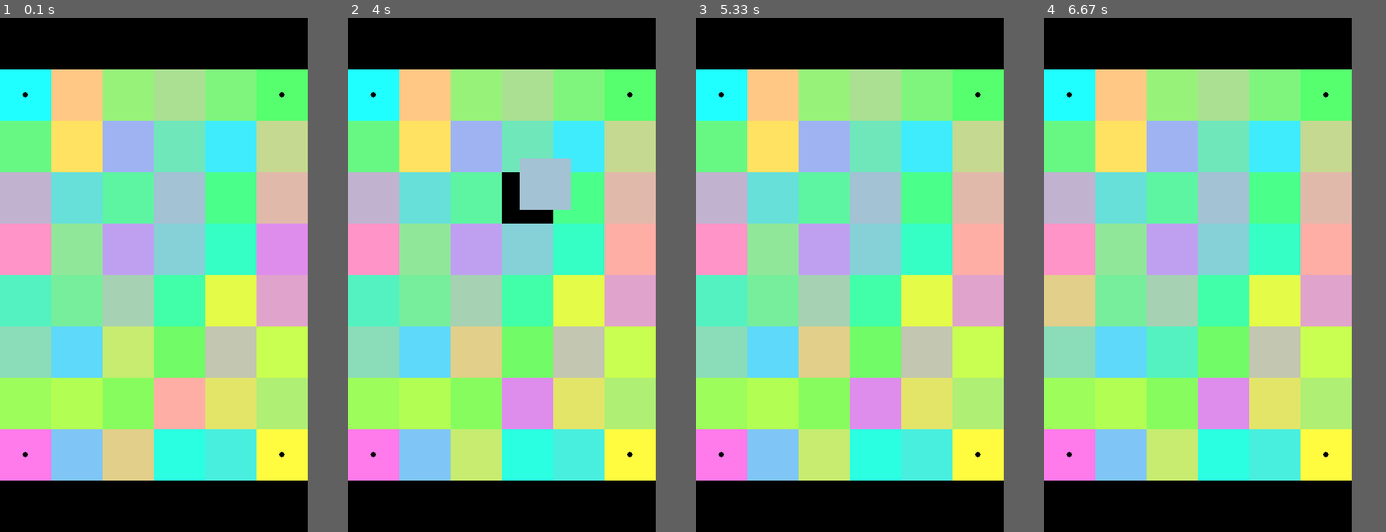
Above: before the commit, frames 1-4 (left to right).
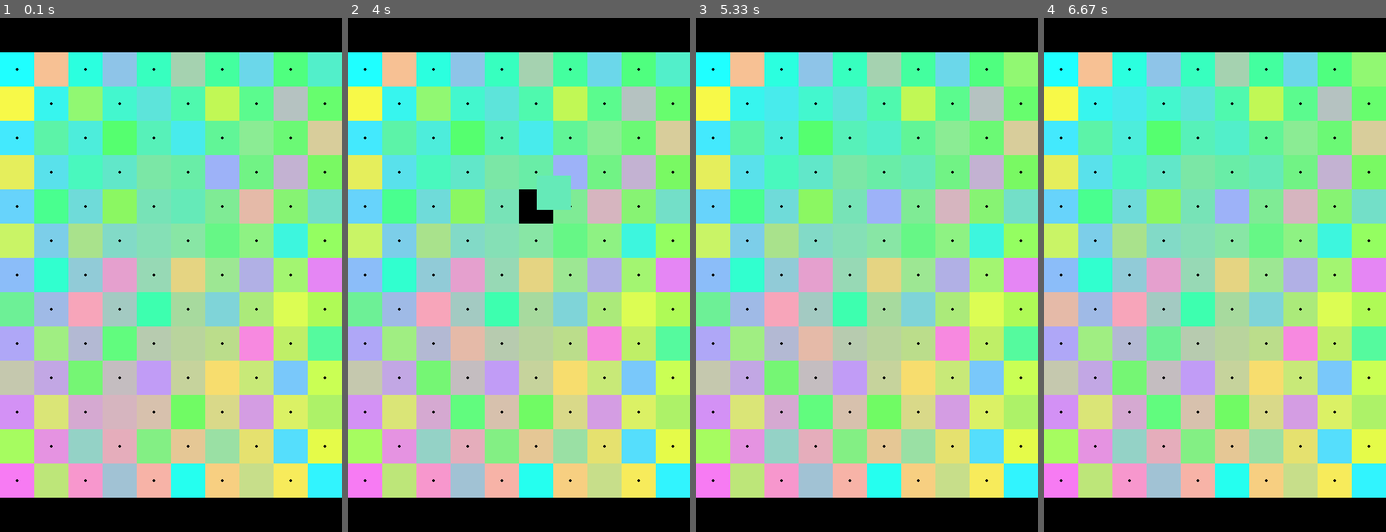
Above: after the commit, the same moments.

Repository: Angelina-ainel/PyGame-Project
Game: pygame game, started from field.py
The game is run twice, just before and just after one commit, with the same random seed, the same clock (stepped at 60 frames per second) and the same inputs.
Inputs (mouse positions are in pixels of both pictures, inside the frame that each line leads up to):
- Up to frame 1 (0.1 s): no input
- Up to frame 2 (4 s): press the mouse at (638, 239) at 0.87 s; move the mouse to (590, 310) at 0.97 s; release the mouse at (542, 382) at 1.1 s; press the mouse at (467, 341) at 2.7 s; move the mouse to (467, 382) at 2.8 s; release the mouse at (467, 424) at 2.93 s; press the mouse at (467, 341) at 3.03 s; move the mouse to (529, 275) at 3.13 s; release the mouse at (590, 208) at 3.27 s; press the mouse at (536, 208) at 3.87 s; move the mouse to (553, 192) at 3.97 s
- Up to frame 3 (5.33 s): release the mouse at (918, 177) at 4.1 s; press the mouse at (1020, 69) at 4.7 s; move the mouse to (955, 100) at 4.8 s; release the mouse at (887, 136) at 4.93 s; press the mouse at (1020, 69) at 5.03 s; move the mouse to (897, 89) at 5.13 s; release the mouse at (771, 105) at 5.27 s
- Up to frame 4 (6.67 s): press the mouse at (1061, 310) at 6.37 s; move the mouse to (1112, 326) at 6.47 s; release the mouse at (1163, 341) at 6.6 s
In our replay, the window is 450x750 before the commit and 500x750 after it. These sizes can differ from the game's own. Grey fills any space a smaller window leaves; there, only what the larger window draws over its background counts as a difference.

The runs differ from the first frame. In frame 1, 80% of the frame differs, in the area x 0-100%, y 6-94%; in frame 2, 80%; in frame 3, 80%; in frame 4, 80%.

Commit message:
Added some more templates for the levels

Diff:
--- a/field.py
+++ b/field.py
@@ -103,7 +103,20 @@
             if (c == 0 and r == 0) or (c == 0 and r == self.height - 1) \
                     or (c == self.width - 1 and r == 0) or (c == self.width - 1 and r == self.height - 1):
                 return True
-            return False
+        elif self.fixed_elems == 'vertical lines':
+            if c == 0 or c == self.width - 1:
+                return True
+        elif self.fixed_elems == 'horizontal lines':
+            if r == 0 or r == self.height - 1:
+                return True
+        elif self.fixed_elems == 'whole frame':
+            if c == 0 or c == self.width - 1 or r == 0 or r == self.height - 1:
+                return True
+        elif self.fixed_elems == 'chess':
+            if (c % 2 == 0 and r % 2 == 0) or (c % 2 and r % 2):
+                return True
+        # для остальных вариантов уровней нужна проверка на нечётность размеров
+        return False
 
     def render(self):
         id = 1
@@ -156,7 +169,7 @@
 
 if __name__ == '__main__':
     pg.init()
-    width, height = size = 450, 750
+    width, height = size = 500, 750
     screen = pg.display.set_mode(size)
     lt = np.array((31, 255, 255))
     rt = np.array((90, 255, 106))
@@ -165,12 +178,12 @@
     all_sprites = pg.sprite.Group()
     horizontal_borders = pg.sprite.Group()
     vertical_borders = pg.sprite.Group()
-    Border(0, 75, width, 75)
-    Border(0, height - 75, width, height - 75)
+    Border(0, 50, width, 50)
+    Border(0, height - 50, width, height - 50)
     Border(0, 0, 0, height)
     Border(width, 0, width, height)
-    level = Field(6, 8, lt, rt, lb, rb, '4 corners')
-    level.set_view(0, 75, 75)
+    level = Field(10, 13, lt, rt, lb, rb, 'chess')
+    level.set_view(0, 50, 50)
     running = True
     pushed = False
     level.render()
